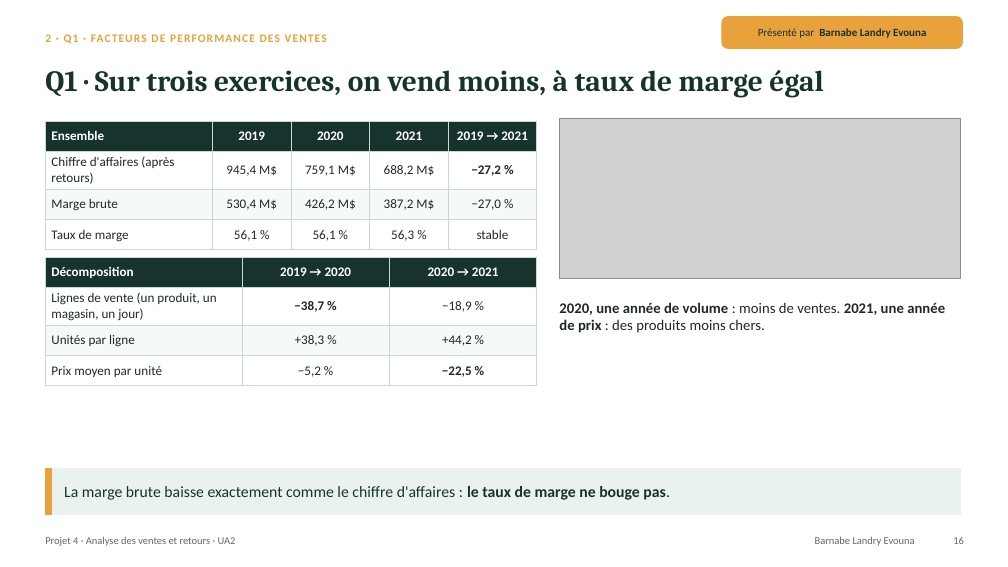
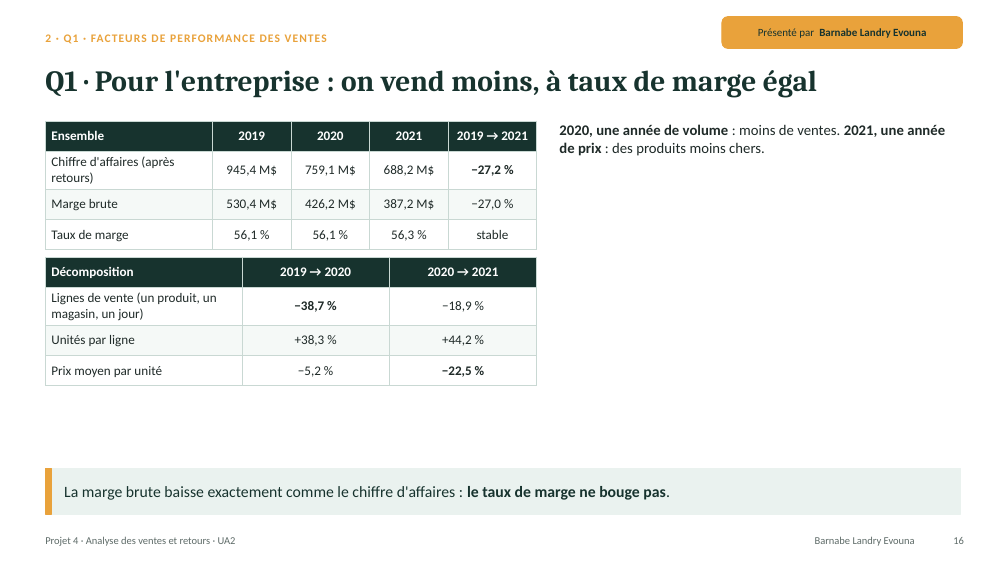
Before and after one commit to lezoul/projet4-contoso, a slide deck: slide 16 of reports/presentations/UA2_presentation_L3_L4.pptx. Drawn at 1008x567 pixels with LibreOffice and Linux fonts; fonts in the diff are those of the drawing; grey boxes stand for pictures. Boxes give left, top, right and bottom in pixels: in the first picture for what was removed or moved away, otherwise in the second. Text is boxed around its words. In the diff, an @@ line names an element or a change of style, - is before the commit and + after.

Commit message:
UA2 : Q1 allégée (grille sans verdicts, slides entreprise et canaux séparées, catégories et gamme simplifiées)

```diff
--- a/reports/presentations/UA2_presentation_L3_L4.pptx
+++ b/reports/presentations/UA2_presentation_L3_L4.pptx
@@ text at (45,70,817,98): text changed @@
-Q1 · Sur trois exercices, on vend moins, à taux de marge égal
+Q1 · Pour l'entreprise : on vend moins, à taux de marge égal
@@ picture removed at (560,118,960,279) @@
@@ text "2020, une année de volume ...": place and size @@
-text "2020, une année de volume ..." at (559,302,945,333)
+text "2020, une année de volume ..." at (559,124,945,156)
```
Also in this commit, not shown: 8 other slides changed.
